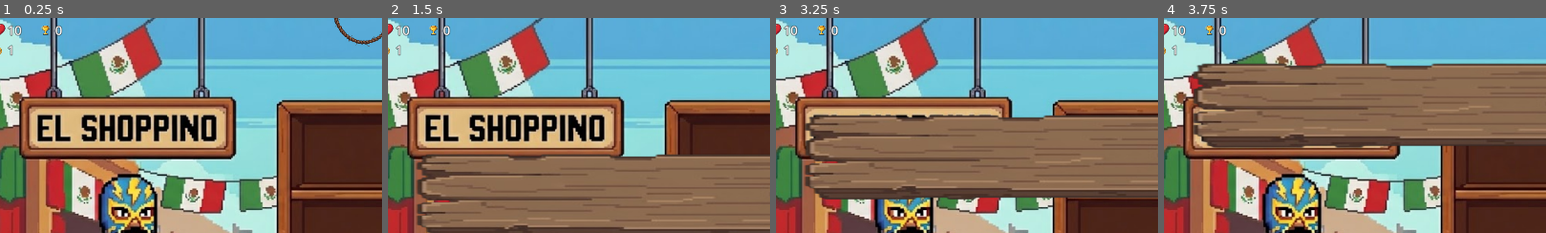
Above: before the commit, frames 1-4 (left to right).
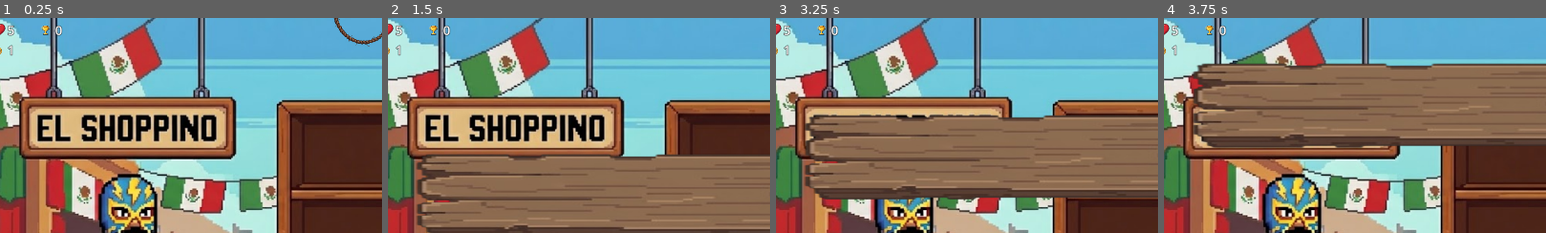
Above: after the commit, the same moments.

Repository: Khuanisko/Luchadores-Blitz-Reloaded
Game: Godot game, scene res://scenes/shop/shop.tscn
Two runs of this game, one before a commit and one after it. Both use one fixed random seed, a clock stepped at 60 frames per second and the inputs below.
Inputs (mouse positions are % of the whole screen's width and height, from its top left):
- Up to frame 1 (0.25 s): no input
- Up to frame 2 (1.5 s): click "🎲 REROLL (-1)" at 0.5 s; click (50, 8) at 1.25 s
- Up to frame 3 (3.25 s): click "🎲 REROLL (-1)" at 2 s; click (50, 8) at 2.75 s
- Up to frame 4 (3.75 s): click "🎲 REROLL (-1)" at 3.5 s
The pictures show only the part of the screen within x 2-52%, y 1-51%; the shares and areas given below are measured in that part.

The runs differ from the first frame. In frame 1, 0.1% of the frame differs, in the area x 2-6%, y 3-9%; in frame 2, 0.1%; in frame 3, 0.1%; in frame 4, 0.1%.

Commit message:
Added full gameplay loop

Diff:
--- a/scenes/battle/battle_arena.gd
+++ b/scenes/battle/battle_arena.gd
@@ -186,20 +186,43 @@
 
 	_update_hud()
 
+	# Check Game Over Conditions
+	var game_over_text = ""
+	var game_over_color = Color.WHITE
+	var is_game_over = false
+
+	if GameData.player_wins >= 10:
+		is_game_over = true
+		game_over_text = "YOU ARE THE WORLD CHAMPION"
+		game_over_color = Color(1.0, 0.84, 0.0) # Gold
+	elif GameData.player_lives <= 0:
+		is_game_over = true
+		game_over_text = "YOU LOST"
+		game_over_color = Color(0.8, 0.1, 0.1) # Red
+
 	if result_label:
-		result_label.text = text
-		result_label.add_theme_color_override("font_color", color)
+		# If game over, override the round result text
+		if is_game_over:
+			result_label.text = game_over_text
+			result_label.add_theme_color_override("font_color", game_over_color)
+		else:
+			result_label.text = text
+			result_label.add_theme_color_override("font_color", color)
+
 		result_label.visible = true
 
-		# Fade out logic (wait then fade then change scene)
-		await get_tree().create_timer(2.0).timeout
-
-		# Check if game over (no lives left)
-		if GameData.player_lives <= 0:
-			# TODO: Could add game over scene here
-			GameData.player_lives = 10
+		# Wait time depends on if it's game over (longer wait to read)
+		var wait_time = 4.0 if is_game_over else 2.0
+		await get_tree().create_timer(wait_time).timeout
+
+		if is_game_over:
+			# Reset Game
+			GameData.player_lives = 5
 			GameData.player_wins = 0
 			GameData.current_round = 1
+			GameData.player_team.clear() # Clear team on reset? Or keep it? Usually hard reset.
+			# Let's clear the team for a fresh run
+			GameData.player_team.clear()
 
 		# Return to shop
 		get_tree().change_scene_to_file("res://scenes/shop/shop.tscn")
--- a/scripts/game_data.gd
+++ b/scripts/game_data.gd
@@ -1,7 +1,7 @@
 extends Node
 
 # Game state for HUD
-var player_lives: int = 10
+var player_lives: int = 5
 var player_wins: int = 0
 var current_round: int = 1
 
